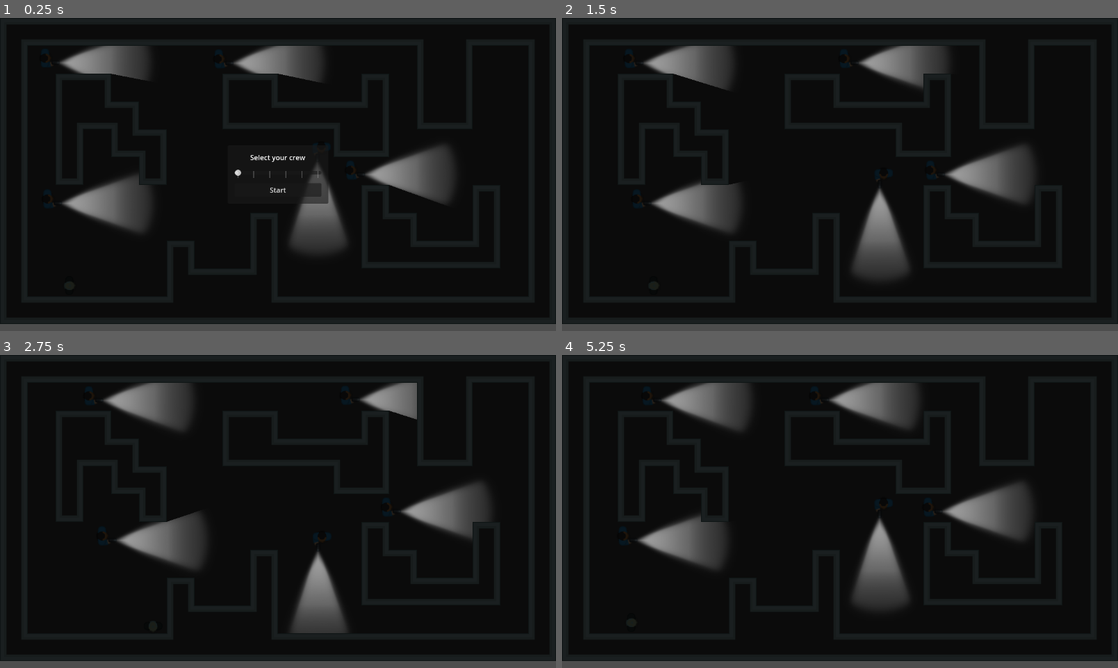
Above: before the commit, frames 1-4 (two rows, left to right).
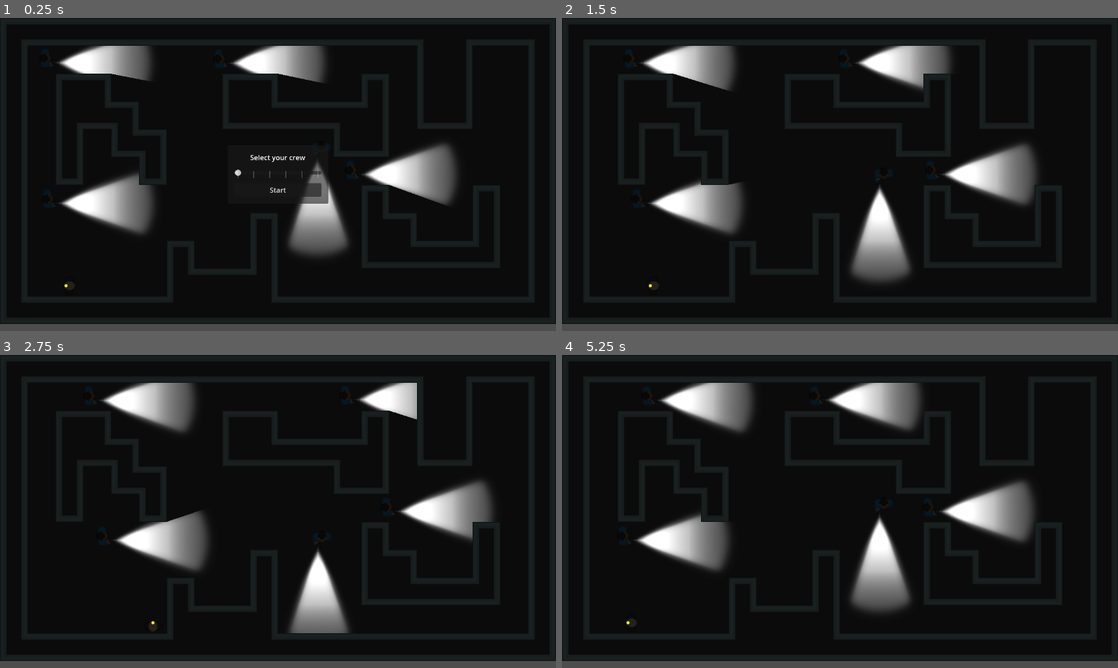
Above: after the commit, the same moments.

Repository: stesim/stammheim
Game: Godot game, scene res://sandbox.tscn
Same seed, same stepped clock (60 frames per second), same inputs: the game is played once before the commit and once after it.
Inputs:
- Up to frame 1 (0.25 s): no input
- Up to frame 2 (1.5 s): click "Start" at 0.5 s; hold D (p0.move_right) from 1.28 s (still down); hold Tab (p0.switch_character) from 1.28 s (still down)
- Up to frame 3 (2.75 s): release D (p0.move_right) at 2.03 s; release Tab (p0.switch_character) at 2.03 s; hold S (p0.move_down) from 2.03 s (still down); tap End (p1.switch_character) at 2.1 s
- Up to frame 4 (5.25 s): release S (p0.move_down) at 2.78 s; hold D (p0.move_right) 2.78-3.53 s; hold Tab (p0.switch_character) 2.78-3.53 s; hold W (p0.move_up) 3.53-4.25 s; tap End (p1.switch_character) at 3.6 s; click "Restart" at 4.25 s; click "Start" at 5 s

The runs differ from the first frame. In frame 1, 7.8% of the frame differs, in the area x 10-82%, y 8-87%; in frame 2, 8.2%; in frame 3, 7.5%; in frame 4, 8.6%, in the area x 11-85%, y 8-87%.

Commit message:
added colored player indicators

Diff:
--- a/guard.tscn
+++ b/guard.tscn
@@ -33,6 +33,7 @@
 [node name="light" type="PointLight2D" parent="."]
 position = Vector2(24, 10)
 scale = Vector2(1, 0.703125)
+color = Color(2, 2, 2, 1)
 energy = 2.0
 shadow_enabled = true
 texture = ExtResource("3_08y4a")
--- a/prisoner.gd
+++ b/prisoner.gd
@@ -8,6 +8,9 @@
 		set_physics_process(is_player_controlled())
 		_update_color()
 		modulate.a = 1.0 if is_player_controlled() else 0.5
+
+
+@onready var _player_indicator := %player_indicator
 
 
 func _ready() -> void:
@@ -37,8 +40,14 @@
 
 
 func _update_color() -> void:
+	if not _player_indicator:
+		return
 	var color := Color.WHITE
 	match player_index:
-		0: color = Color.PALE_TURQUOISE
-		1: color = Color.PALE_GREEN
-	modulate = color
+		0: color = Color(6.0, 6.0, 0.5)
+		1: color = Color(0.5, 6.0, 0.5)
+		_:
+			_player_indicator.hide()
+			return
+	_player_indicator.show()
+	_player_indicator.modulate = color
--- a/prisoner.tscn
+++ b/prisoner.tscn
@@ -1,7 +1,8 @@
-[gd_scene load_steps=4 format=3 uid="uid://jpjqw4ordrv8"]
+[gd_scene load_steps=5 format=3 uid="uid://jpjqw4ordrv8"]
 
 [ext_resource type="Script" path="res://prisoner.gd" id="1_eoj10"]
 [ext_resource type="Texture2D" uid="uid://bdtk2w8ctl427" path="res://assets/spritesheet_characters.png" id="1_xgo1q"]
+[ext_resource type="Texture2D" uid="uid://tuog3j4s5a1o" path="res://assets/iconsDefault.png" id="3_48x18"]
 
 [sub_resource type="CircleShape2D" id="CircleShape2D_o441j"]
 radius = 16.0
@@ -20,3 +21,11 @@
 
 [node name="collision_shape" type="CollisionShape2D" parent="."]
 shape = SubResource("CircleShape2D_o441j")
+
+[node name="player_indicator" type="Sprite2D" parent="."]
+unique_name_in_owner = true
+position = Vector2(-8, 0)
+scale = Vector2(0.25, 0.25)
+texture = ExtResource("3_48x18")
+region_enabled = true
+region_rect = Rect2(32, 734, 32, 32)
Binary file added: assets/iconsDefault.png
Not shown, added: assets/iconsDefault.png.import
